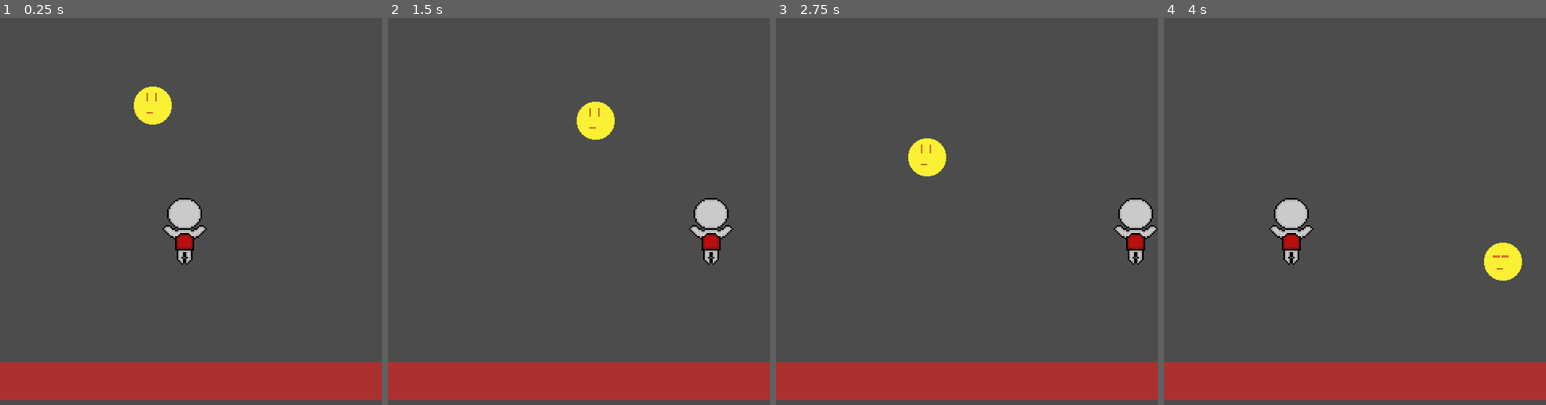
Above: before the commit, frames 1-4 (left to right).
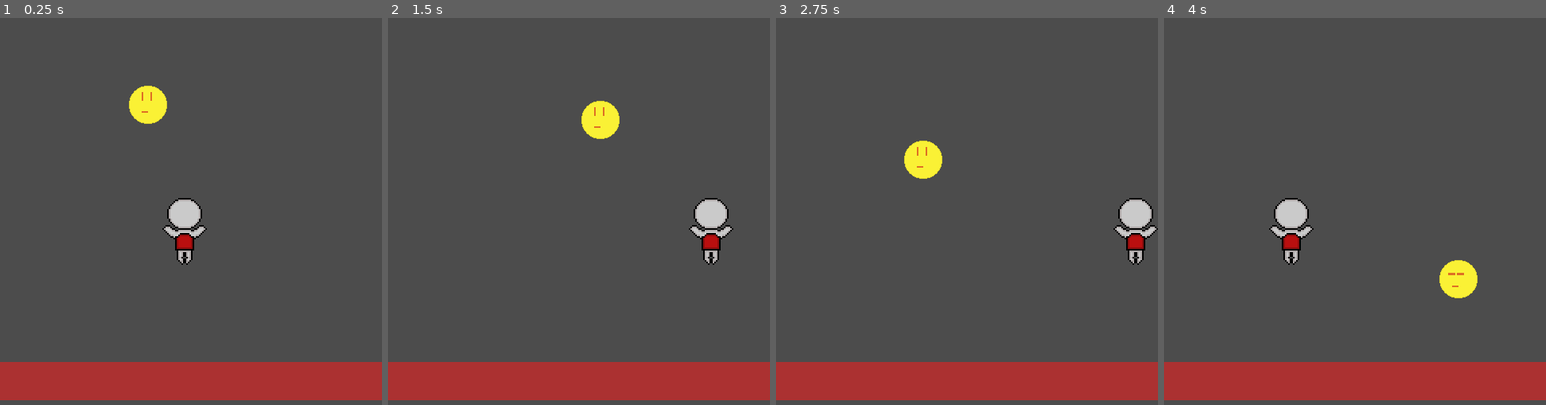
Above: after the commit, the same moments.

Repository: KaufmanDeveloper/gravity-flyer
Game: Godot game, scene res://maps/Test.tscn
The game is run twice, just before and just after one commit, with the same random seed, the same clock (stepped at 60 frames per second) and the same inputs.
Inputs:
- Up to frame 1 (0.25 s): no input
- Up to frame 2 (1.5 s): hold Right (ui_right) 0.53-1.28 s; hold Left (ui_left) from 1.28 s (still down)
- Up to frame 3 (2.75 s): release Left (ui_left) at 2.03 s; hold Right (ui_right) from 2.03 s (still down)
- Up to frame 4 (4 s): release Right (ui_right) at 3.53 s; hold Left (ui_left) from 3.53 s (still down)

The runs differ from the first frame. In frame 1, 0.3% of the frame differs, in the area x 33-45%, y 17-28%; in frame 2, 0.3%; in frame 3, 0.3%; in frame 4, 1.6%, in the area x 72-94%, y 58-73%.

Commit message:
feat: Set spawn timer

Diff:
--- a/Gravity Flyer/Spawner.gd
+++ b/Gravity Flyer/Spawner.gd
@@ -3,6 +3,16 @@
 var timer = 0
 
 func _ready():
+	pass
+
+func _process(delta):
+	if (timer == 0):
+		spawn_sun()
+		timer = 360
+	timer -= 1
+
+
+func spawn_sun():
 	var sun = preload("res://enemies/Sun.tscn")
 	var sunInstance = sun.instance()
 	sunInstance.add_to_group(str(sunInstance.get_name(), self))
